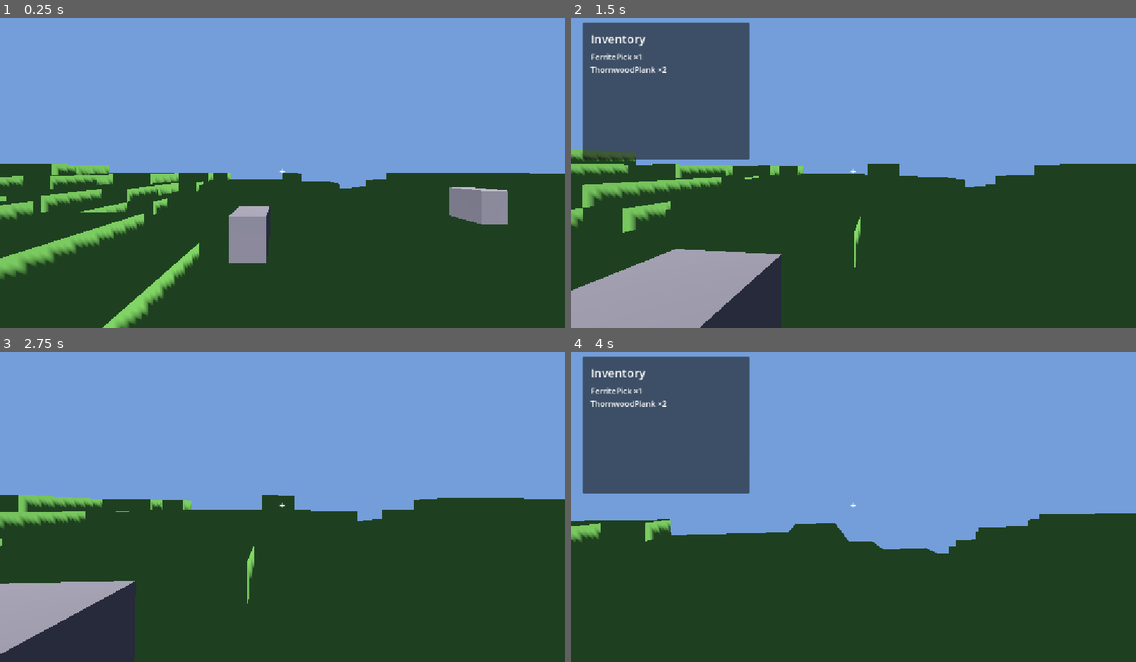
Above: before the commit, frames 1-4 (two rows, left to right).
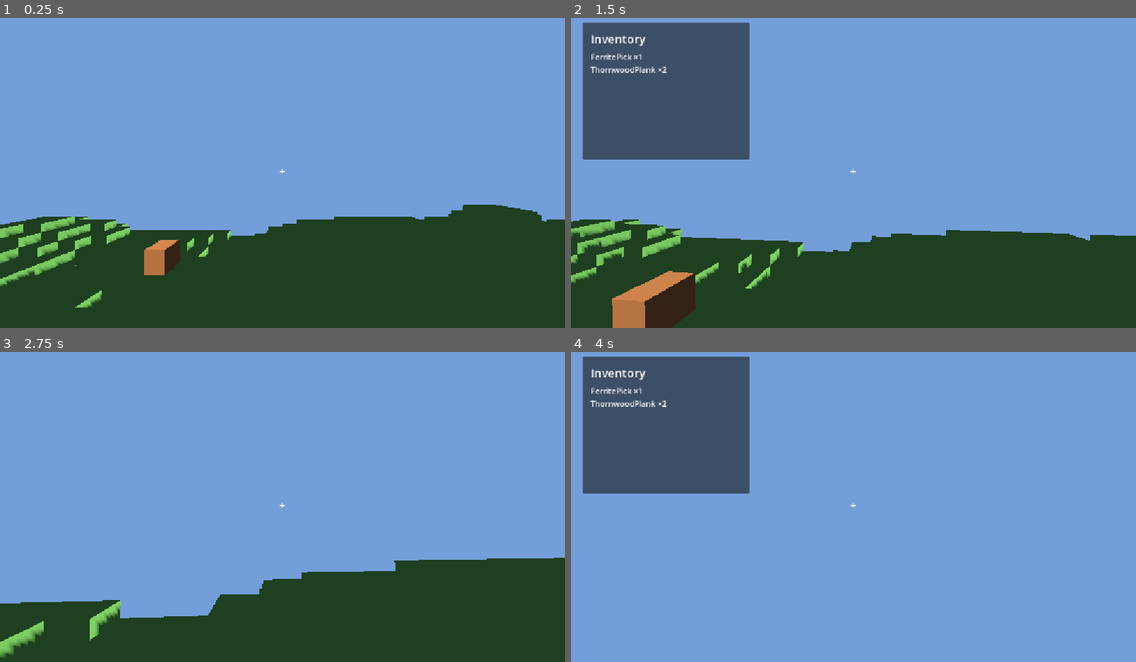
Above: after the commit, the same moments.

Repository: Tubaleviao/project-nihon
Game: Godot game, scene res://Main.tscn
Same seed, same stepped clock (60 frames per second), same inputs: the game is played once before the commit and once after it.
Inputs (mouse positions are in pixels of both pictures, inside the frame that each line leads up to):
- Up to frame 1 (0.25 s): no input
- Up to frame 2 (1.5 s): tap Enter (ui_accept) at 0.5, 0.77 s; move the mouse to (881, 166) at 0.52 s; hold W from 0.53 s (still down); tap I at 0.6 s; click (881, 166) at 0.67 s; move the mouse to (825, 169) at 1.27 s; tap F at 1.35 s
- Up to frame 3 (2.75 s): keep holding W; tap Enter (ui_accept) at 1.52 s; move the mouse to (293, 497) at 2.02 s; tap I at 2.1 s
- Up to frame 4 (4 s): keep holding W; move the mouse to (847, 507) at 2.77 s; tap F at 2.85 s; click (847, 507) at 2.92 s; tap Enter (ui_accept) at 3.02, 3.77 s; move the mouse to (893, 507) at 3.52 s; tap I at 3.6 s

The runs differ from the first frame. In frame 1, 20% of the frame differs, in the area x 0-100%, y 47-100%; in frame 2, 31%; in frame 3, 31%; in frame 4, 43%, in the area x 0-100%, y 52-100%.

Commit message:
fix(test): capture signal results in containers, not reassigned locals
GDScript lambdas capture local variables by value, so `func(...): x = y`
inside a signal handler never updates the outer `x`. Seven tests relied on
that pattern (terrain heightmap, persistence loaded/failed, loot
dropped/pid, battle died_fired) and failed at runtime. Capture into a
shared Dictionary and mutate a key instead.

Diff:
--- a/src/tests/test_suite.gd
+++ b/src/tests/test_suite.gd
@@ -116,13 +116,13 @@
 	seed(42)
 	# Prime the defender with 1 HP so the next non-miss attack kills it.
 	b._hp_state["ForestBoar"] = 1.0
-	var died_fired := false
-	GameBus.creature_died.connect(func(_id, _pos, _killer): died_fired = true)
+	var captured := {}
+	GameBus.creature_died.connect(func(_id, _pos, _killer): captured["died"] = true)
 	for _i in range(200):
 		b.resolve_round("GraywolfPack", "ForestBoar")
-		if died_fired:
+		if captured.get("died", false):
 			break
-	assert_true(died_fired, "creature_died emitted once defender HP reaches zero")
+	assert_true(captured.get("died", false), "creature_died emitted once defender HP reaches zero")
 	b.queue_free()
 
 func _test_battle_reset_hp() -> void:
@@ -221,19 +221,20 @@
 func _test_terrain_chunk_size() -> void:
 	var t := TerrainSlice.new()
 	add_child(t)
-	var heightmap: Array = []
-	GameBus.chunk_ready.connect(func(_pos, hm): heightmap = hm)
+	var captured := {}
+	GameBus.chunk_ready.connect(func(_pos, hm): captured["heightmap"] = hm)
 	t.request_chunk(Vector2i(0, 0))
+	var heightmap: Array = captured.get("heightmap", [])
 	assert_eq(heightmap.size(), t.CHUNK_SIZE * t.CHUNK_SIZE, "heightmap size matches CHUNK_SIZE²")
 	t.queue_free()
 
 func _test_terrain_height_nonneg() -> void:
 	var t := TerrainSlice.new()
 	add_child(t)
-	var heightmap: Array = []
-	GameBus.chunk_ready.connect(func(_pos, hm): heightmap = hm)
+	var captured := {}
+	GameBus.chunk_ready.connect(func(_pos, hm): captured["heightmap"] = hm)
 	t.request_chunk(Vector2i(1, 1))
-	for h in heightmap:
+	for h in captured.get("heightmap", []):
 		assert_true(h >= 0.0, "height is non-negative")
 	t.queue_free()
 
@@ -254,11 +255,12 @@
 func _test_persistence_round_trip() -> void:
 	var p := PersistenceSlice.new()
 	add_child(p)
-	var loaded: Dictionary = {}
-	GameBus.load_completed.connect(func(_slot, data): loaded = data)
+	var captured := {}
+	GameBus.load_completed.connect(func(_slot, data): captured["data"] = data)
 	var data := { "player": "TestPlayer", "level": 42 }
 	p.save(99, data)
 	p.load_slot(99)
+	var loaded: Dictionary = captured.get("data", {})
 	assert_eq(loaded.get("player", ""), "TestPlayer", "player name round-trips")
 	assert_eq(loaded.get("level", 0),   42,           "level round-trips")
 	p.queue_free()
@@ -266,10 +268,10 @@
 func _test_persistence_missing_slot() -> void:
 	var p := PersistenceSlice.new()
 	add_child(p)
-	var failed := false
-	GameBus.load_failed.connect(func(_slot, _reason): failed = true)
+	var captured := {}
+	GameBus.load_failed.connect(func(_slot, _reason): captured["failed"] = true)
 	p.load_slot(98)   # slot 98 was never saved in this test run
-	assert_true(failed, "load_failed emitted for missing slot")
+	assert_true(captured.get("failed", false), "load_failed emitted for missing slot")
 	p.queue_free()
 
 # ---------------------------------------------------------------------------
@@ -293,18 +295,19 @@
 func _test_loot_unknown_creature() -> void:
 	var l := LootSlice.new()
 	add_child(l)
-	var dropped := false
-	GameBus.loot_dropped.connect(func(_pid, _iid, _pos, _qty): dropped = true)
+	var captured := {}
+	GameBus.loot_dropped.connect(func(_pid, _iid, _pos, _qty): captured["dropped"] = true)
 	GameBus.creature_died.emit("UnknownBeast", Vector3.ZERO, "")
-	assert_false(dropped, "no loot dropped for unknown creature")
+	assert_false(captured.get("dropped", false), "no loot dropped for unknown creature")
 	l.queue_free()
 
 func _test_loot_consume_removes() -> void:
 	var l := LootSlice.new()
 	add_child(l)
-	var last_pid := ""
-	GameBus.loot_dropped.connect(func(pid, _iid, _pos, _qty): last_pid = pid)
+	var captured := {}
+	GameBus.loot_dropped.connect(func(pid, _iid, _pos, _qty): captured["pid"] = pid)
 	GameBus.creature_died.emit("ForestBoar", Vector3.ZERO, "player")
+	var last_pid: String = captured.get("pid", "")
 	assert_true(last_pid != "", "at least one pickup was created")
 	var result := l.consume_pickup(last_pid)
 	assert_false(result.is_empty(), "consume returns the pickup data")
